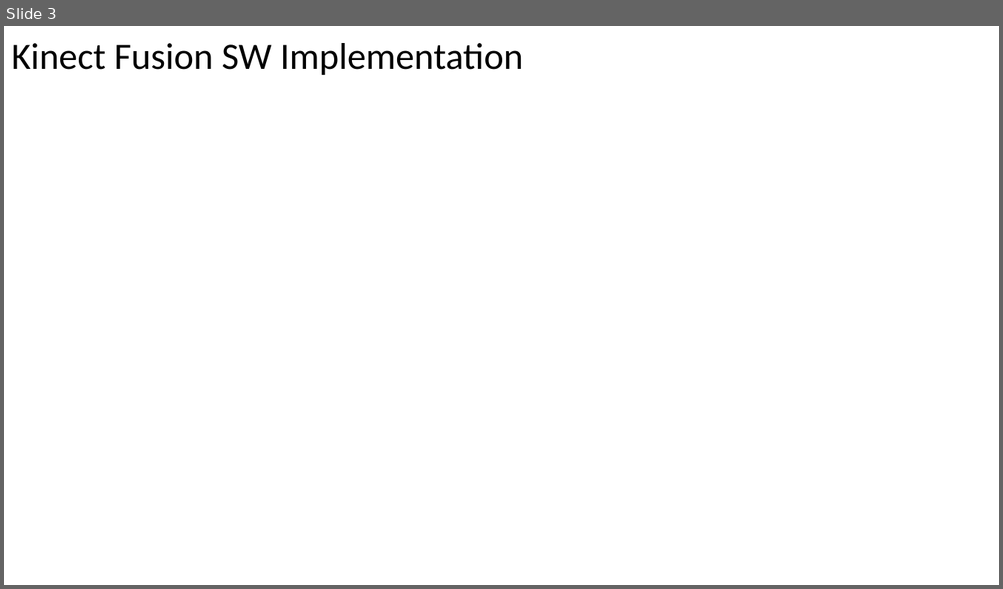
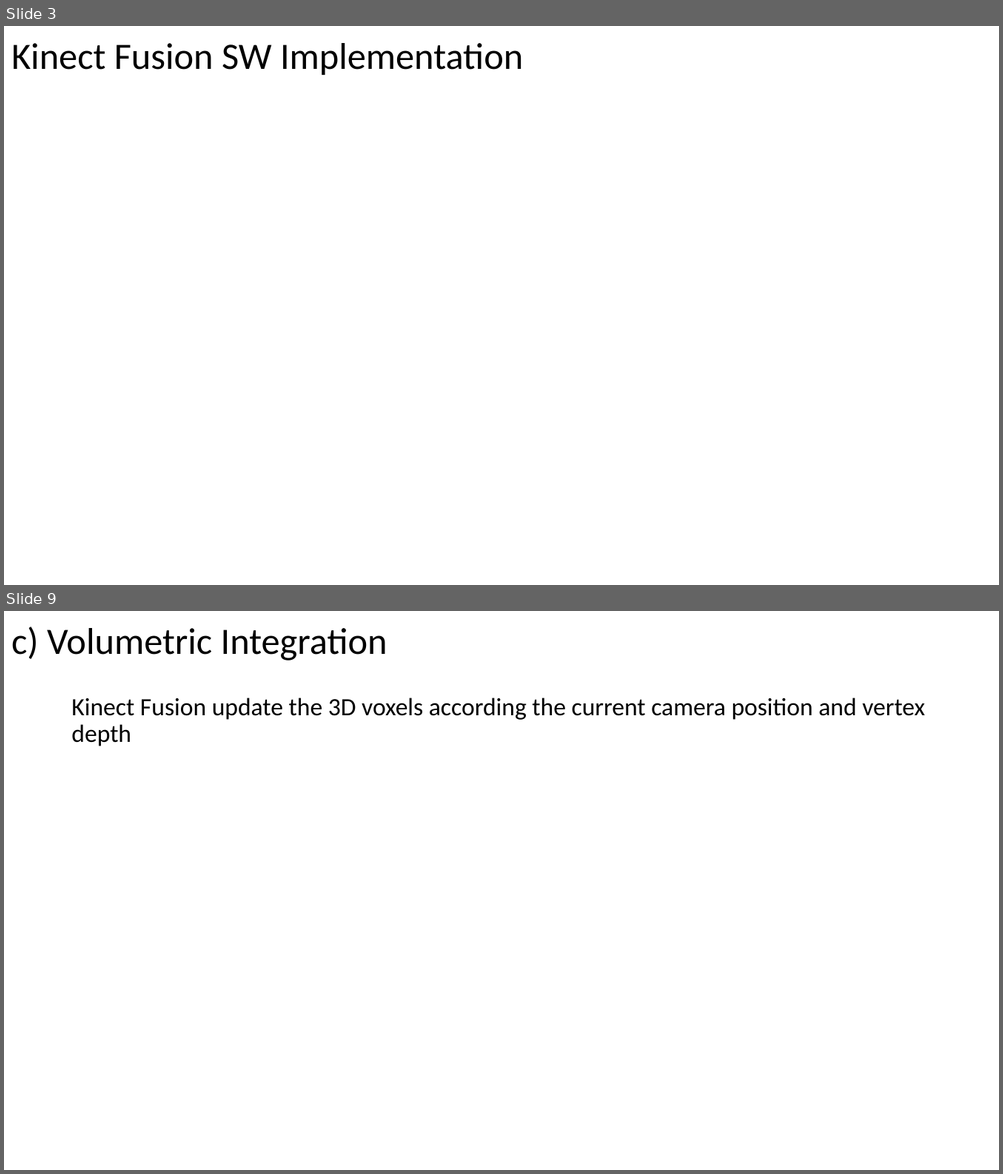
Before and after one commit to Charlee0207/KinectFusion-HLS, a slide deck: Kinect Fusion.pptx. Shown one above the other, each under a label of ours: slide 3 before the commit, slides 3 and 9 after it; the slides between them are not shown. The pictures are 1003x589 and 1003x1174 pixels, drawn with LibreOffice and Linux fonts; fonts in the diff are those of the drawing. Boxes give left, top, right and bottom in pixels: in the first picture for what was removed or moved away, otherwise in the second. Text is boxed around its words. In the diff, an @@ line names an element or a change of style, - is before the commit and + after.

```diff
--- a/Kinect Fusion.pptx
+++ b/Kinect Fusion.pptx
@@ slide 9 added at [4,611,999,1170], background #FFFFFF @@
@@ title added at [11,627,387,661], 36 pt, text #000000 @@
+c) Volumetric Integration
@@ subtitle added at [71,698,925,746], 24 pt, text #000000 @@
+Kinect Fusion update the 3D voxels according the current camera position and vertex depth
```
Also in this commit, not shown: 1 slide changed, 4 other slides added, 1 slide removed.
